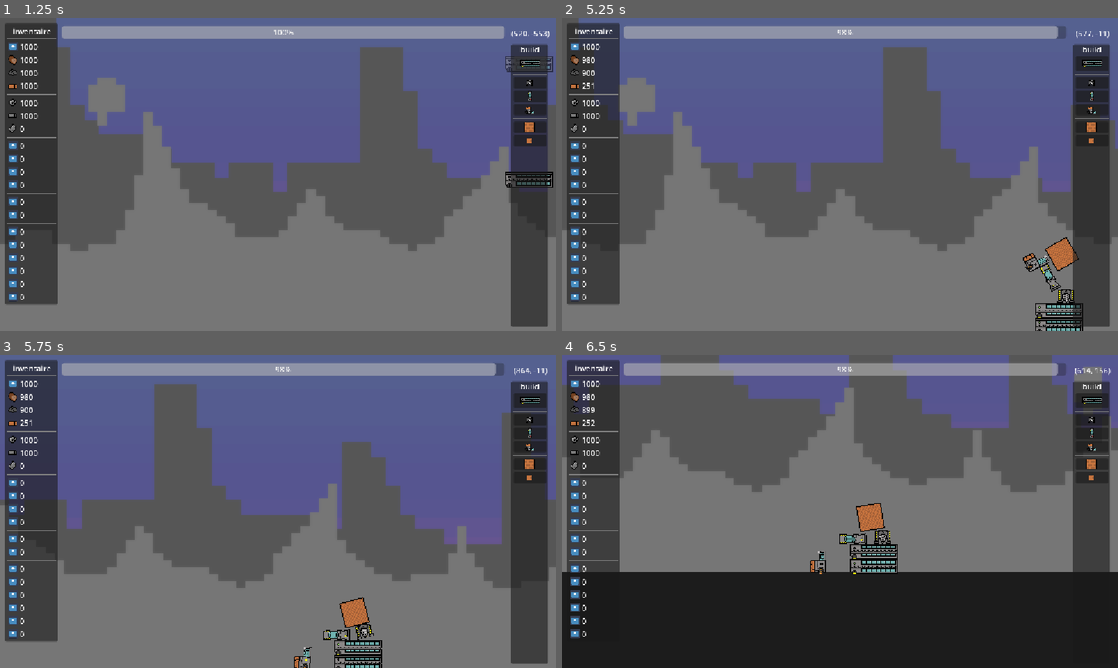
Above: before the commit, frames 1-4 (two rows, left to right).
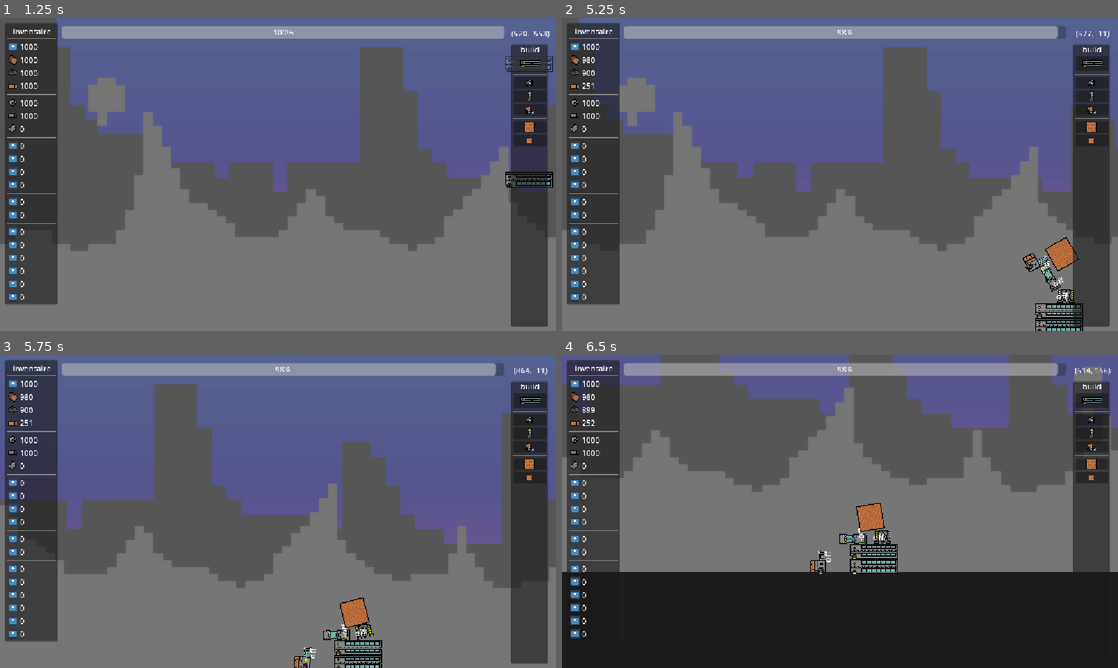
Above: after the commit, the same moments.

Repository: lucasbou-upsider/Indie-jam
Game: Godot game, scene res://scene/world.tscn
Two runs of this game, one before a commit and one after it. Both use one fixed random seed, a clock stepped at 60 frames per second and the inputs below. The engine's default icon, where the game draws it, is replaced by a stand-in: a white triangle on a blue panel in a dark square.
Inputs (mouse positions are in pixels of both pictures, inside the frame that each line leads up to):
- Up to frame 1 (1.25 s): click (528, 64) at 0.5 s
- Up to frame 2 (5.25 s): click (1090, 83) at 1.25 s; click (1090, 96) at 2 s; click (1090, 108) at 2.75 s; click (1090, 127) at 3.5 s; click (1090, 140) at 4.25 s; move the mouse to (1090, 324) at 5.02 s; hold D (droite) from 5.03 s (still down); tap 1 (1) at 5.1 s
- Up to frame 3 (5.75 s): keep holding D (droite); tap 2 (2) at 5.3 s
- Up to frame 4 (6.5 s): move the mouse to (917, 646) at 5.77 s; release D (droite) at 5.78 s; hold S (bas) from 5.78 s (still down); tap 2 (2) at 5.85 s; tap 3 (3) at 6.05 s

Frame 1 is identical in both runs. In frame 2, less than 0.1% of the frame differs, in the area x 86-91%, y 77-90%; in frame 3, less than 0.1%; in frame 4, less than 0.1%.

Commit message:
Auto stash before merge of "master" and "origin/master"

Diff:
--- a/GLOBAL.gd
+++ b/GLOBAL.gd
@@ -42,28 +42,47 @@
 func _process(_delta) -> void:
 	if Input.is_action_just_pressed("3"):
 		print("connected:", are_connected(selected, selected2))
+	if Input.is_action_just_pressed("5"):
+		selected = null
+		selected2 = null
 
 var selected
 var selected2
 
-func is_powered(node, explored = []) -> bool:
-	if node.name == "Base":
+func is_powered(node, explored) -> bool:
+	print()
+	if node is Base:
+		print("finish ok")
 		return true
+	elif len(network[node]) == 0:
+		return false
 	else:
 		var new_explored = explored.duplicate()
+		print("old - ", explored)
 		new_explored.append_array(network[node].keys())
-		var result := false
-		for i in range(len(network[node].keys())):
-			result = result or is_powered(network[node].keys()[i], new_explored)
-		return result
+		print("new - ", new_explored)
+
+		for key in network[node].keys():  #network[node].keys() est le tableau des noeuds connectés à node
+			if not key in explored:
+				print("key - ", key)
+				print("net - ", network)
+				if is_powered(key, new_explored):
+					return true
+
+		return false
 
 func connect_buildings(b1, b2):
 	network[b1][b2] = "ok"
 	network[b2][b1] = "ok"
+	b1.update_powered()
+	b2.update_powered()
 
 func are_connected(b1, b2) -> bool:
+	print(network)
 	return b1 in network[b2].keys() or b2 in network[b1].keys()
 
 func disconnect_building(b1, b2):
-	network[b1].del(b2)
-	network[b2].del(b1)
+	network[b1].erase(b2)
+	network[b2].erase(b1)
+	b1.update_powered()
+	b2.update_powered()
--- a/project.godot
+++ b/project.godot
@@ -91,6 +91,11 @@
 "events": [Object(InputEventKey,"resource_local_to_scene":false,"resource_name":"","device":-1,"window_id":0,"alt_press …(191 unchanged characters)…
 ]
 }
+5={
+"deadzone": 0.2,
+"events": [Object(InputEventKey,"resource_local_to_scene":false,"resource_name":"","device":-1,"window_id":0,"alt_pressed":false,"shift_pressed":false,"ctrl_pressed":false,"meta_pressed":false,"pressed":false,"keycode":0,"physical_keycode":53,"key_label":0,"unicode":40,"location":0,"echo":false,"script":null)
+]
+}
 
 [physics]
 
--- a/scene/craft/Base.gd
+++ b/scene/craft/Base.gd
@@ -1,4 +1,5 @@
 extends RigidBody2D
+class_name Base
 
 var pv: int = GLOBAL.base_pv
 var is_blueprint := true
@@ -25,6 +26,8 @@
 	# Input
 	if Input.is_action_just_pressed("click gauche"):
 		place_self()
+	if Input.is_action_just_pressed("5"):
+		print(GLOBAL.is_powered(self, [self]))
 
 	# blueprint
 	if is_blueprint == true:
@@ -60,6 +63,9 @@
 		is_blueprint = false
 		collision_shape_2d.disabled = false
 
+func update_powered():  #IMPORTANT - ne pas retirer (Youri)
+	pass
+
 func _on_area_2d_area_exited(_area: Area2D) -> void:
 	#regarder si possible de placer
 	if is_blueprint:
--- a/scene/craft/foreuse.gd
+++ b/scene/craft/foreuse.gd
@@ -4,6 +4,7 @@
 @onready var ray_cast_2d: RayCast2D = $RayCast2D
 @onready var timer: Timer = $Timer
 @onready var sprite_2d: AnimatedSprite2D = $Sprite2D
+@onready var label: Label = $Label
 
 var is_blueprint := true
 var elec_efficacity = [2, 5, 10]
@@ -11,6 +12,7 @@
 var bodycount = 0
 var mouse_overed := false
 var cost = 50
+var is_powered := false
 
 func defreeze():
 	sleeping = false
@@ -20,6 +22,7 @@
 	if GLOBAL.brique >= cost:
 		GLOBAL.brique -= cost
 		GLOBAL.network[self] = {}
+		update_powered()
 	else:
 		SIGNAL.emit_signal("defreeze")
 		queue_free()
@@ -45,13 +48,17 @@
 		elif Input.is_action_just_pressed("2"):
 			GLOBAL.selected2 = self
 		elif Input.is_action_just_pressed("4"):
-			print(GLOBAL.is_powered(self))
+			print(GLOBAL.is_powered(self, [self]))
+			print(is_powered)
 
 	#destruction
 	if Input.is_action_just_pressed("click droit"):
 		if mouse_overed:
 			GLOBAL.brique += cost/2
 			SIGNAL.emit_signal("defreeze")
+			for node in GLOBAL.network[self].keys():
+				GLOBAL.disconnect_building(self, node)
+			GLOBAL.network.erase(self)
 			queue_free()
 	if pv == 0:
 		SIGNAL.emit_signal("defreeze")
@@ -85,6 +92,21 @@
 	if bodycount == 0:
 		is_blueprint = false
 
+func update_powered():
+	if GLOBAL.is_powered(self, [self]):
+		if not is_powered:
+			for node in GLOBAL.network.keys():
+				node.update_powered()
+		is_powered = true
+		label.text = "on"
+
+	else:
+		if is_powered:
+			for node in GLOBAL.network.keys():
+				node.update_powered()
+		is_powered = false
+		label.text = "off"
+
 #production
 func _on_timer_timeout() -> void:
 	sprite_2d.play("arret")
--- a/scene/craft/foreuse.tscn
+++ b/scene/craft/foreuse.tscn
@@ -77,6 +77,12 @@
 wait_time = 2.0
 one_shot = true
 
+[node name="Label" type="Label" parent="." unique_id=698079226]
+offset_left = -21.0
+offset_top = -13.0
+offset_right = 19.0
+offset_bottom = 10.0
+
 [connection signal="area_entered" from="Area2D" to="." method="_on_area_2d_area_entered"]
 [connection signal="area_exited" from="Area2D" to="." method="_on_area_2d_area_exited"]
 [connection signal="mouse_entered" from="Area2D" to="." method="_on_area_2d_mouse_entered"]
--- a/scene/craft/fourneau.gd
+++ b/scene/craft/fourneau.gd
@@ -2,12 +2,14 @@
 
 @onready var collision_polygon_2d: CollisionPolygon2D = $CollisionPolygon2D
 @onready var sprite_2d: AnimatedSprite2D = $AnimatedSprite2D
+@onready var label: Label = $Label
 
 var is_blueprint := true
 var elec_efficacity = [2, 5, 10]
 @export var pv = 10
 var bodycount = 0
 var mouse_overed := false
+var is_powered := false
 var cost = 200
 
 func defreeze():
@@ -18,6 +20,7 @@
 	if GLOBAL.brique >= cost:
 		GLOBAL.brique -= cost
 		GLOBAL.network[self] = {}
+		update_powered()
 	else:
 		SIGNAL.emit_signal("defreeze")
 		queue_free()
@@ -43,7 +46,7 @@
 		elif Input.is_action_just_pressed("2"):
 			GLOBAL.selected2 = self
 		elif Input.is_action_just_pressed("4"):
-			print(GLOBAL.is_powered(self))
+			print(GLOBAL.is_powered(self, [self]))
 
 
 	#destruction
@@ -51,6 +54,9 @@
 		if mouse_overed:
 			GLOBAL.brique += cost/2
 			SIGNAL.emit_signal("defreeze")
+			for node in GLOBAL.network[self].keys():
+				GLOBAL.disconnect_building(self, node)
+			GLOBAL.network.erase(self)
 			queue_free()
 		sleeping = false
 	if pv == 0:
@@ -80,6 +86,20 @@
 	if bodycount == 0:
 		is_blueprint = false
 
+func update_powered():
+	if GLOBAL.is_powered(self, [self]):
+		if not is_powered:
+			for node in GLOBAL.network.keys():
+				node.update_powered()
+		is_powered = true
+		label.text = "on"
+
+	else:
+		if is_powered:
+			for node in GLOBAL.network.keys():
+				node.update_powered()
+		is_powered = false
+		label.text = "off"
 
 func _on_production_timer_timeout() -> void:
 	if GLOBAL.minerai_fer >= 1 and GLOBAL.bois:
--- a/scene/craft/fourneau.tscn
+++ b/scene/craft/fourneau.tscn
@@ -78,6 +78,10 @@
 wait_time = 5.0
 autostart = true
 
+[node name="Label" type="Label" parent="." unique_id=1991486283]
+offset_right = 40.0
+offset_bottom = 23.0
+
 [connection signal="area_entered" from="ClearanceArea" to="." method="_on_clearance_area_area_entered"]
 [connection signal="area_exited" from="ClearanceArea" to="." method="_on_clearance_area_area_exited"]
 [connection signal="mouse_entered" from="ClearanceArea" to="." method="_on_clearance_area_mouse_entered"]
--- a/scene/craft/macon.gd
+++ b/scene/craft/macon.gd
@@ -7,8 +7,10 @@
 var cost2 = 20
 var elec_efficacity = [2, 5, 10]
 var mouse_overed := false
+var is_powered := false
 @onready var collision_shape_2d: CollisionPolygon2D = $CollisionPolygon2D
 @onready var sprite_2d: AnimatedSprite2D = $AnimatedSprite2D
+@onready var label: Label = $Label
 
 
 func defreeze():
@@ -19,6 +21,7 @@
 		GLOBAL.pierre -= cost
 		GLOBAL.bois -= cost2
 		GLOBAL.network[self] = {}
+		update_powered()
 	else:
 		SIGNAL.emit_signal("defreeze")
 		queue_free()
@@ -46,7 +49,7 @@
 		elif Input.is_action_just_pressed("2"):
 			GLOBAL.selected2 = self
 		elif Input.is_action_just_pressed("4"):
-			print(GLOBAL.is_powered(self))
+			print(GLOBAL.is_powered(self, [self]))
 
 #destruction
 	if Input.is_action_just_pressed("click droit"):
@@ -54,6 +57,9 @@
 			GLOBAL.pierre += cost/2
 			GLOBAL.bois += cost2/2
 			SIGNAL.emit_signal("defreeze")
+			for node in GLOBAL.network[self].keys():
+				GLOBAL.disconnect_building(self, node)
+			GLOBAL.network.erase(self)
 			queue_free()
 		sleeping = false
 	if pv == 0:
@@ -81,6 +87,20 @@
 		is_blueprint = false
 		collision_shape_2d.disabled = false
 
+func update_powered():
+	if GLOBAL.is_powered(self, [self]):
+		if not is_powered:
+			for node in GLOBAL.network.keys():
+				node.update_powered()
+		is_powered = true
+		label.text = "on"
+
+	else:
+		if is_powered:
+			for node in GLOBAL.network.keys():
+				node.update_powered()
+		is_powered = false
+		label.text = "off"
 
 func _on_production_timer_timeout() -> void:
 	if GLOBAL.pierre >= 1:
--- a/scene/craft/macon.tscn
+++ b/scene/craft/macon.tscn
@@ -125,6 +125,10 @@
 wait_time = 2.0
 autostart = true
 
+[node name="Label" type="Label" parent="." unique_id=754685015]
+offset_right = 40.0
+offset_bottom = 23.0
+
 [connection signal="area_entered" from="ClearanceArea" to="." method="_on_clearance_area_area_entered"]
 [connection signal="area_exited" from="ClearanceArea" to="." method="_on_clearance_area_area_exited"]
 [connection signal="mouse_entered" from="ClearanceArea" to="." method="_on_clearance_area_mouse_entered"]
